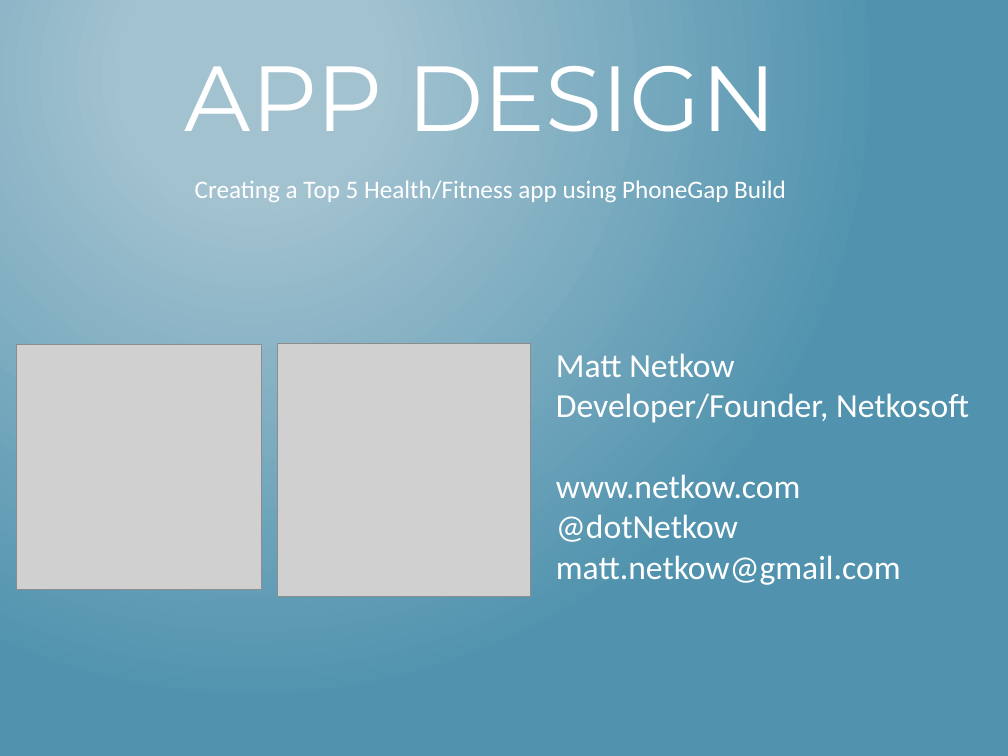
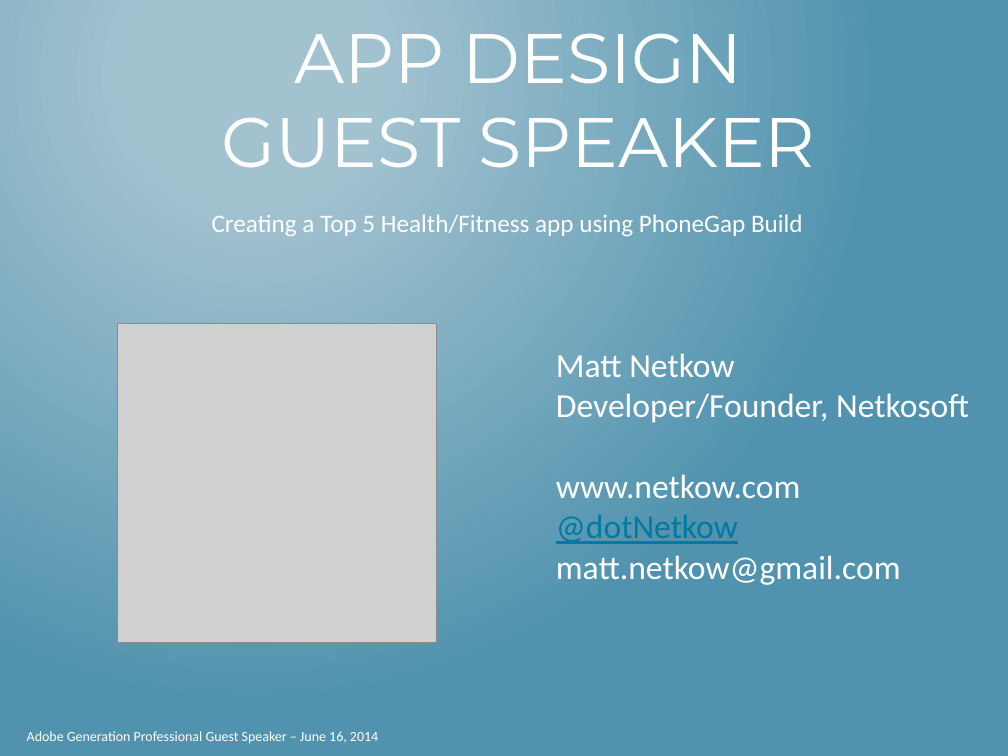
Before and after one commit to dotNetkow/Presentations, a slide deck: slide 1 of Adobe PhoneGap Build course - 6.16.14/Matt Netkow - AGP Guest Speaker - App Design.pptx. Drawn at 1008x756 pixels with LibreOffice and Linux fonts; fonts in the diff are those of the drawing; grey boxes stand for pictures. Boxes give left, top, right and bottom in pixels: in the first picture for what was removed or moved away, otherwise in the second. Text is boxed around its words. In the diff, an @@ line names an element or a change of style, - is before the commit and + after.

Commit message:
Finished Adobe presentation

```diff
--- a/Adobe PhoneGap Build course - 6.16.14/Matt Netkow - AGP Guest Speaker - App Design.pptx
+++ b/Adobe PhoneGap Build course - 6.16.14/Matt Netkow - AGP Guest Speaker - App Design.pptx
@@ title at (x1=221, y1=33, x2=816, y2=168): text changed; size 66 to 50 pt @@
-APP DESIGN
+APP DESIGN GUEST SPEAKER
@@ text "Creating a Top 5 Health/Fitness ..." moved from (x1=195, y1=180, x2=786, y2=202) to (x1=212, y1=214, x2=803, y2=236) @@
@@ picture resized from (x1=277, y1=344, x2=530, y2=597) to (x1=118, y1=324, x2=437, y2=643) @@
@@ picture removed at (x1=17, y1=345, x2=262, y2=590) @@
@@ text at (x1=556, y1=515, x2=738, y2=544): text colour #FFFFFF to #0079A4, underline on in "@dotNetkow" @@
@@ text added at (x1=27, y1=731, x2=378, y2=744), 10 pt, text #FFFFFF @@
+Adobe Generation Professional Guest Speaker – June 16, 2014
```
Also in this commit, not shown: 2 other slides changed, 6 slides added, 1 slide removed.
